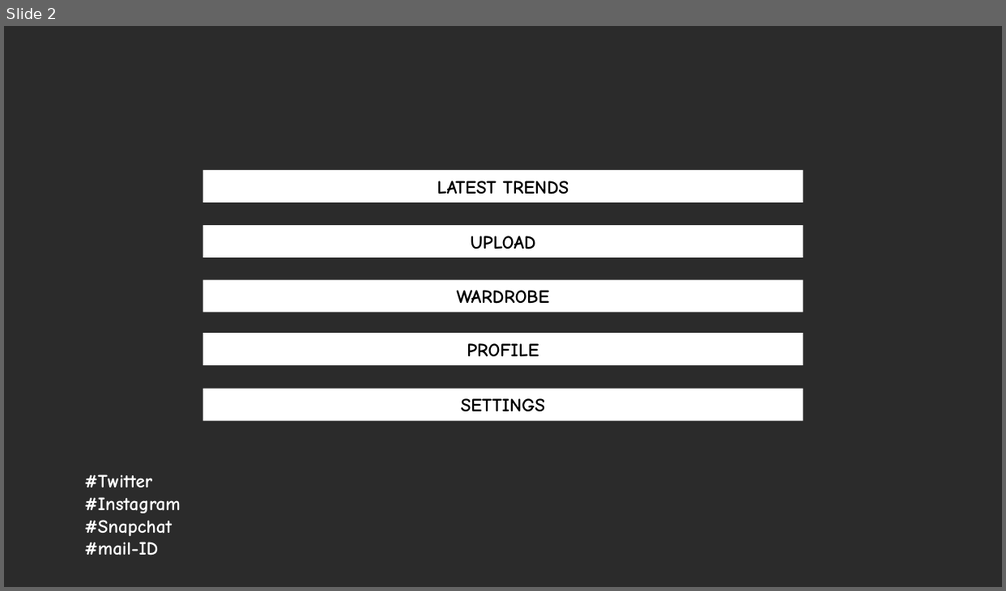
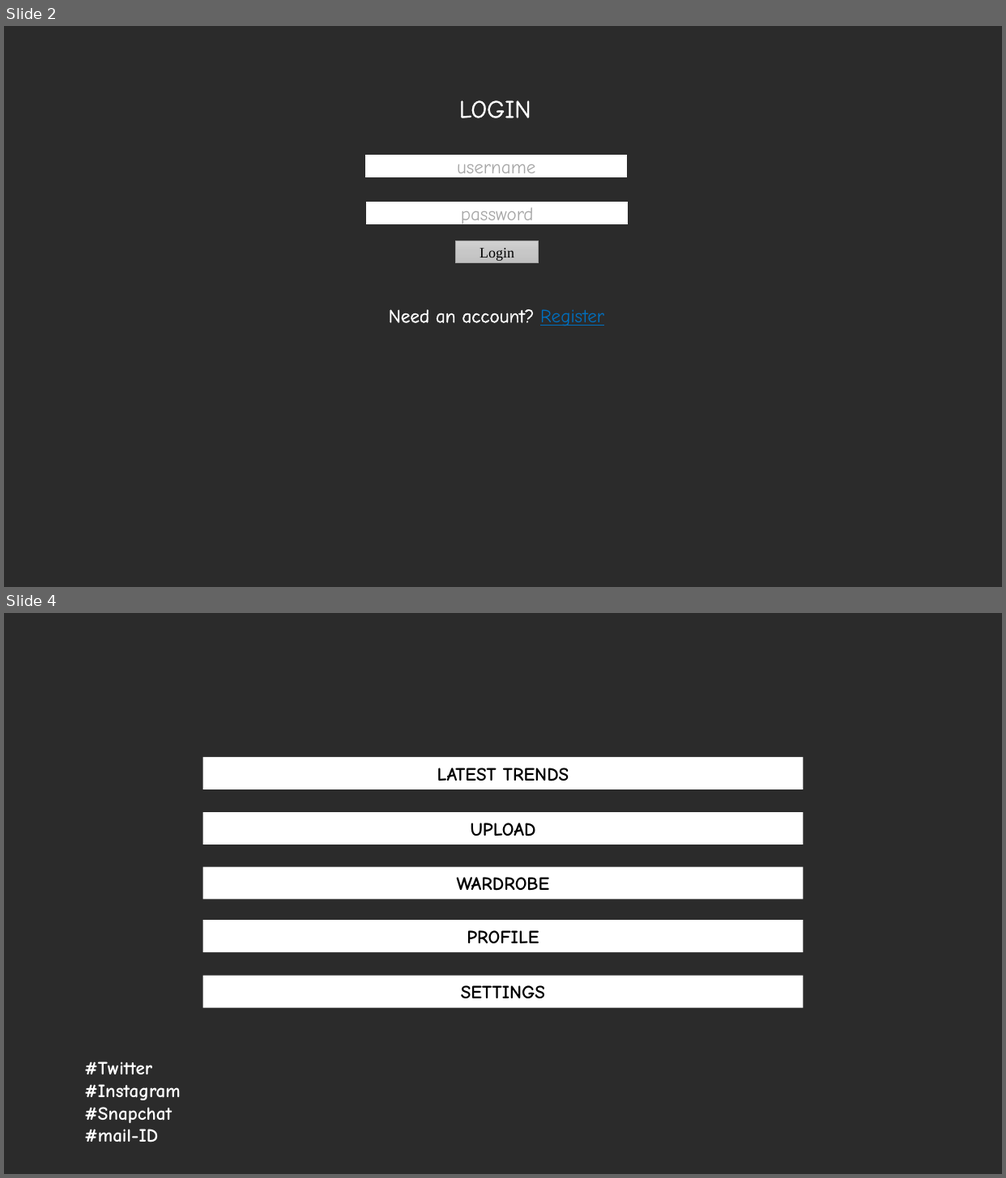
Before and after one commit to prabhrajsingh/Major-Project, a slide deck: Presentation1.pptx. Shown one above the other, each under a label of ours: slide 2 before the commit, slides 2 and 4 after it; the slides between them are not shown. The pictures are 1006x591 and 1006x1178 pixels, drawn with LibreOffice and Linux fonts; fonts in the diff are those of the drawing; background and template pictures are left out; a plain dark background stands for a picture behind light text. Boxes give left, top, right and bottom in pixels: in the first picture for what was removed or moved away, otherwise in the second. Text is boxed around its words. In the diff, an @@ line names an element or a change of style, - is before the commit and + after.

Commit message:
done with the login logout and register

```diff
--- a/Presentation1.pptx
+++ b/Presentation1.pptx
@@ slide 2 added at [4, 26, 1002, 587], background picture (left out) @@
@@ text added at [459, 101, 531, 118], 24 pt, text #FFFFFF @@
+LOGIN
@@ rectangle added at [365, 155, 627, 177], fill #FFFFFF, outline #FFFFFF 1 pt, 18 pt, text #A6A6A6 @@
+username
@@ rectangle added at [366, 202, 628, 224], fill #FFFFFF, outline #FFFFFF 1 pt, 18 pt, text #A6A6A6 @@
+password
@@ rectangle added at [456, 241, 539, 263], fill gradient #D2D2D2 to #C8C8C8 to #C0C0C0, outline #A5A5A5 0.5 pt, 14 pt, text #000000 @@
+Login
@@ text added at [389, 310, 604, 327], 18 pt, text #FFFFFF @@
+Need an account? Register
@@ what was slide 2 is now slide 4 @@
```
Also in this commit, not shown: 2 other slides added, 25 other files.
